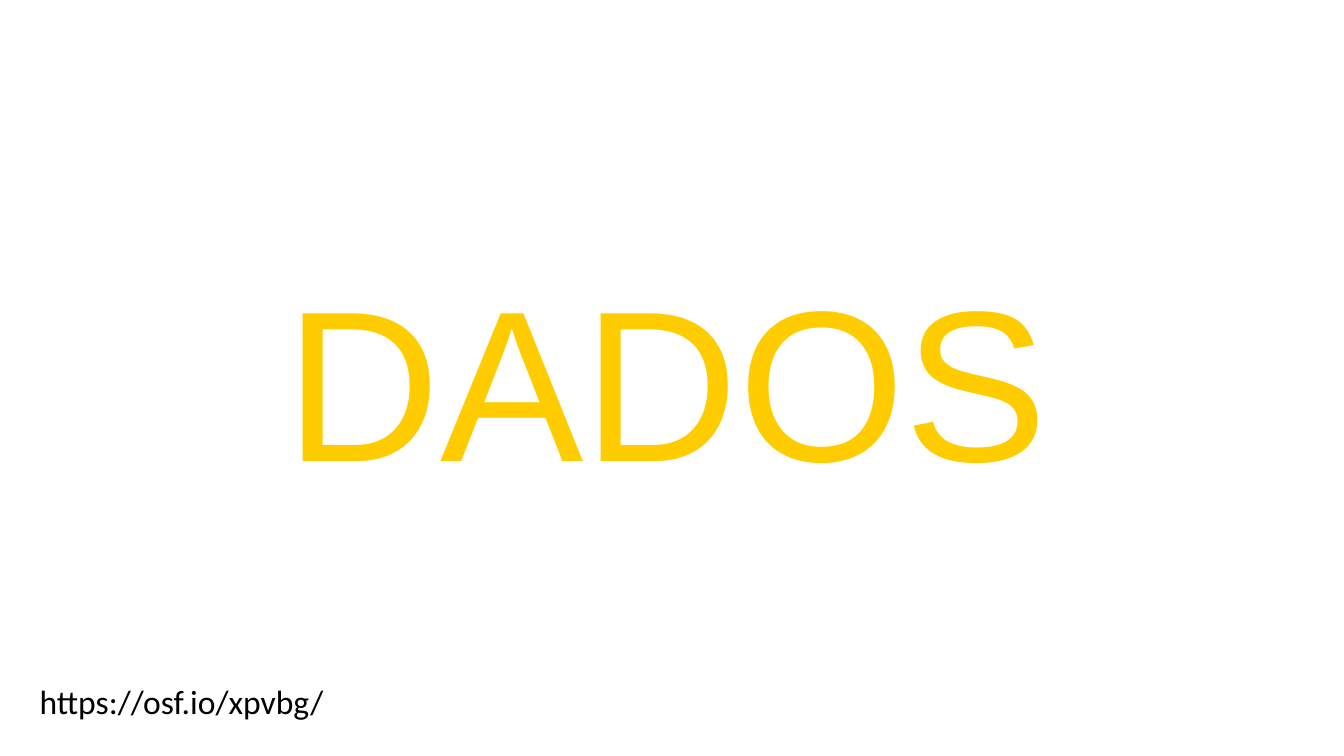
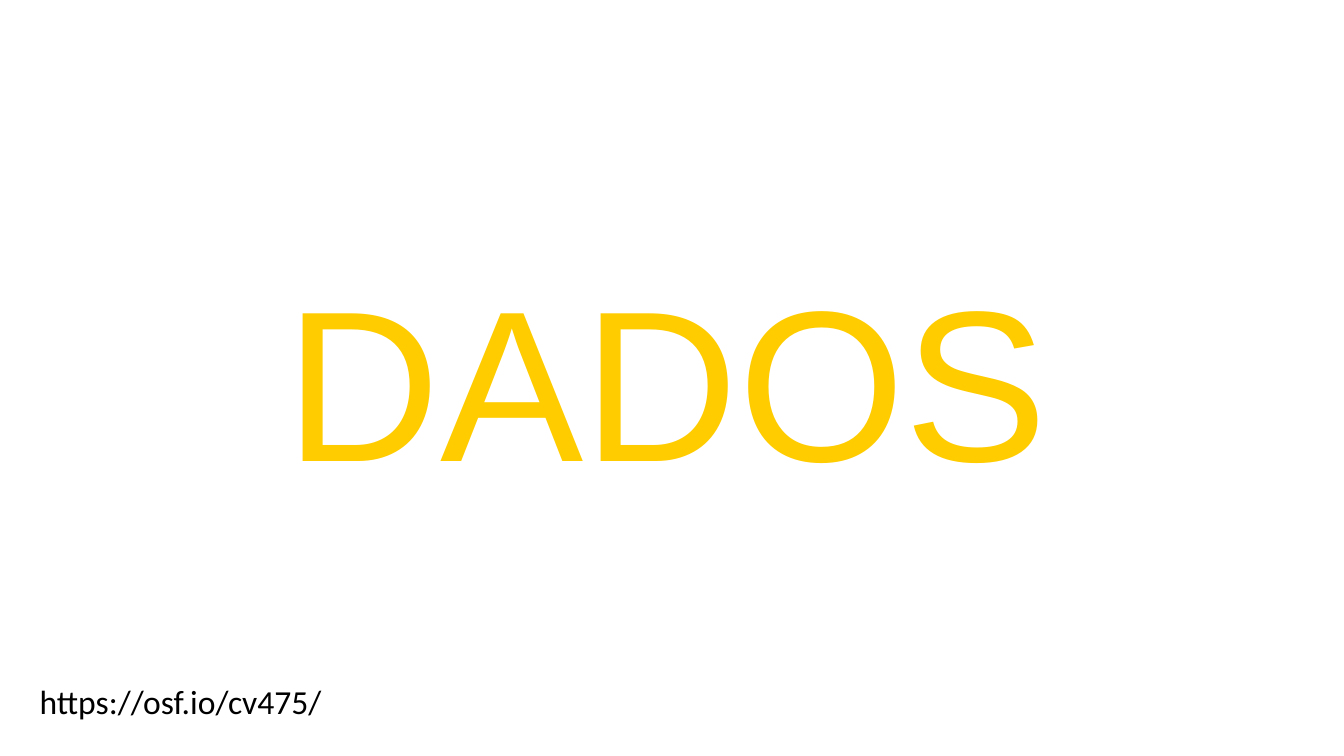
Before and after one commit to anovabr/psicometria_aplicada, a slide deck: slide 31 of slides/Aula 3 - A proposta da EFA.pptx (slide 56 before the commit). Drawn at 1344x756 pixels with LibreOffice and Linux fonts; fonts in the diff are those of the drawing; background and template pictures are left out. Boxes give left, top, right and bottom in pixels: in the first picture for what was removed or moved away, otherwise in the second. Text is boxed around its words. In the diff, an @@ line names an element or a change of style, - is before the commit and + after.

```diff
--- a/slides/Aula 3 - A proposta da EFA.pptx
+++ b/slides/Aula 3 - A proposta da EFA.pptx
@@ text at <box>40,690,322,720</box>: text changed @@
-https://osf.io/xpvbg/
+https://osf.io/cv475/
```
Also in this commit, not shown: 17 other slides changed, 16 slides added, 25 slides removed, 3 other files.
